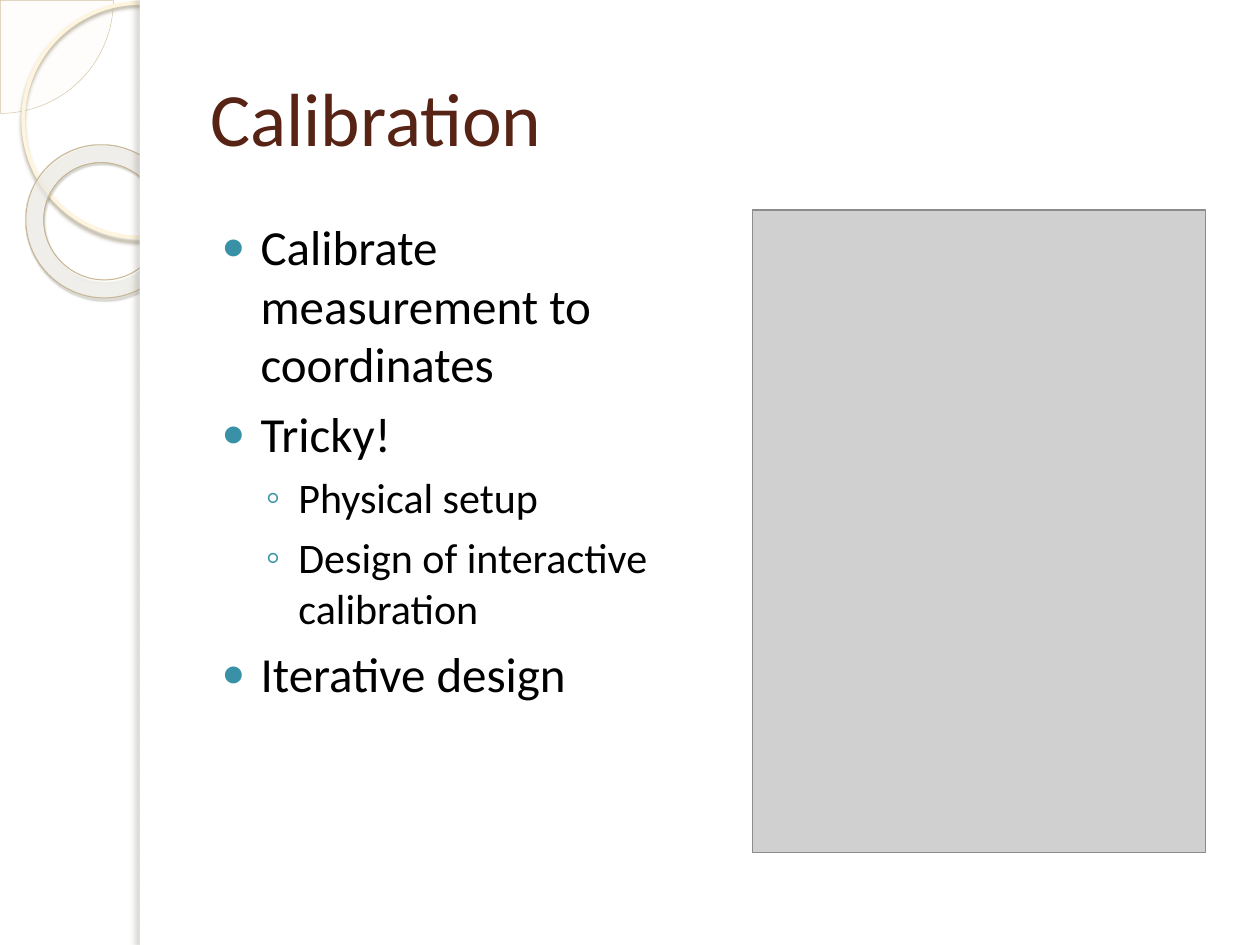
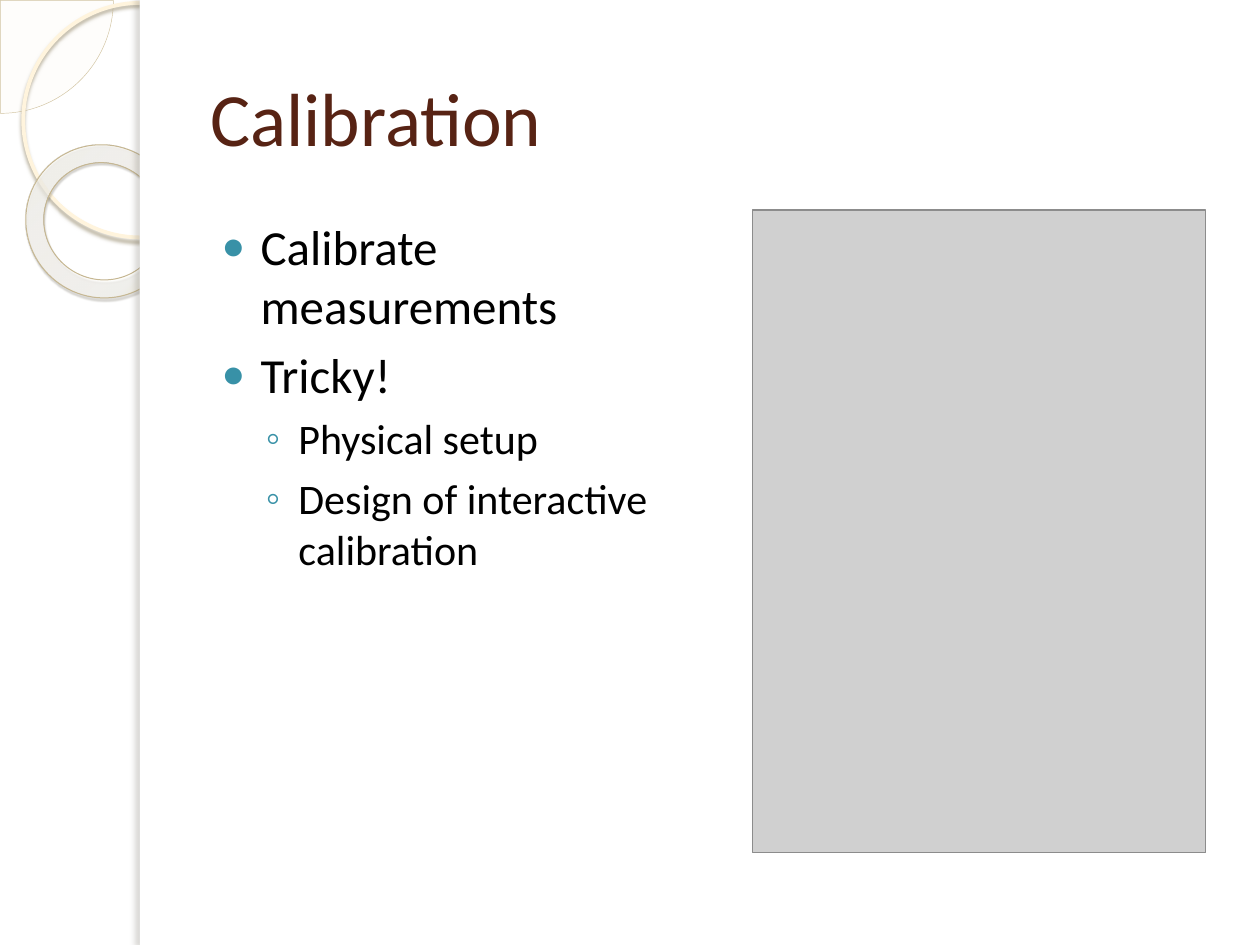
Before and after one commit to jakelamotta/master_thesis, a slide deck: slide 8 of presentations/presentation_1.pptx. Drawn at 1260x945 pixels with LibreOffice and Linux fonts; fonts in the diff are those of the drawing; grey boxes stand for pictures; background and template pictures are left out. Boxes give left, top, right and bottom in pixels: in the first picture for what was removed or moved away, otherwise in the second. Text is boxed around its words. In the diff, an @@ line names an element or a change of style, - is before the commit and + after.

```diff
--- a/presentations/presentation_1.pptx
+++ b/presentations/presentation_1.pptx
@@ text at [261, 231, 558, 325]: text changed @@
-● Calibrate measurement to coordinates
+● Calibrate measurements
@@ text at [261, 658, 566, 701]: paragraph removed @@
-● Iterative design
```
Also in this commit, not shown: 4 other slides changed, 1 other file.
